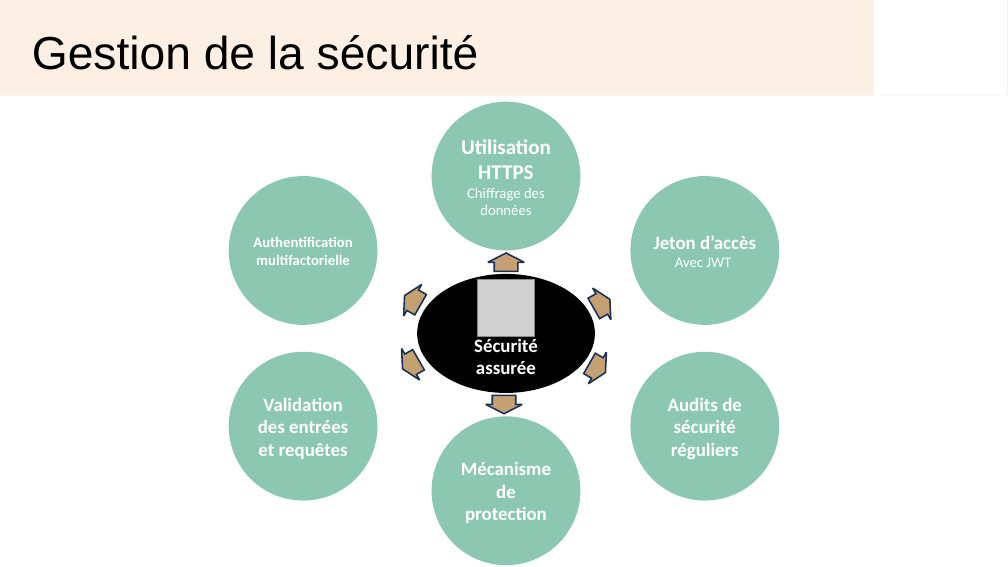
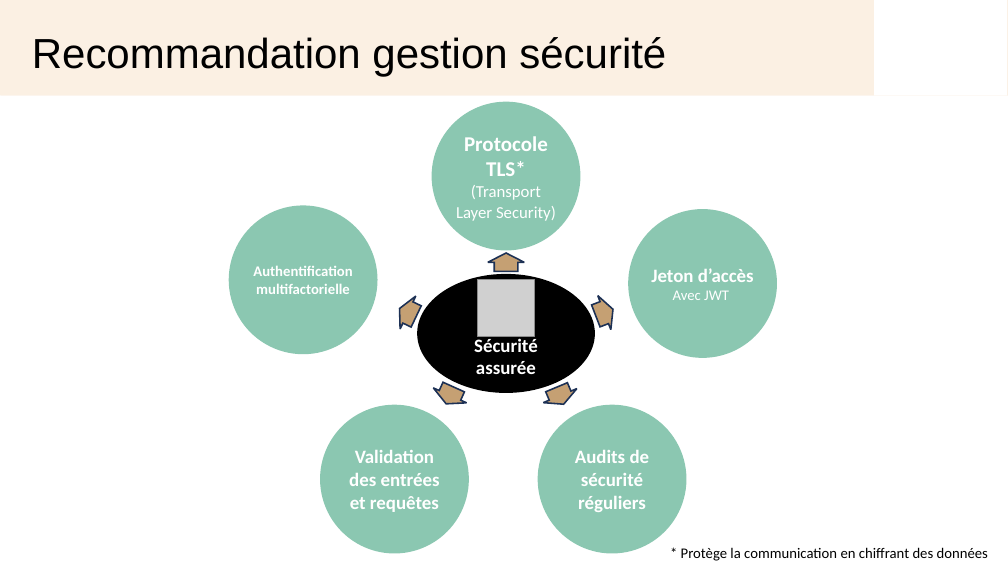
Before and after one commit to MaelleN95/Menu-Maker, a slide deck: slide 8 of PPT_solution-technique.pptx (slide 7 before the commit). Drawn at 1008x567 pixels with LibreOffice and Linux fonts; fonts in the diff are those of the drawing; grey boxes stand for pictures; background and template pictures are left out. Boxes give left, top, right and bottom in pixels: in the first picture for what was removed or moved away, otherwise in the second. Text is boxed around its words. In the diff, an @@ line names an element or a change of style, - is before the commit and + after.

```diff
--- a/PPT_solution-technique.pptx
+++ b/PPT_solution-technique.pptx
@@ title at bbox=[32, 37, 666, 76]: text changed; size 44 to 40 pt @@
-Gestion de la sécurité
+Recommandation gestion sécurité
@@ text in ellipse at bbox=[456, 136, 556, 221]: text changed; size 14 to 16 pt @@
-Utilisation HTTPS
-Chiffrage des données
+Protocole TLS*
+(Transport Layer Security)
@@ ellipse "Authentification multifactorielle": place and size @@
-ellipse "Authentification multifactorielle" at bbox=[229, 176, 378, 325]
+ellipse "Authentification multifactorielle" at bbox=[229, 206, 378, 355]
@@ ellipse "Jeton d’accès": place and size @@
-ellipse "Jeton d’accès" at bbox=[631, 176, 780, 325]
+ellipse "Jeton d’accès" at bbox=[628, 209, 777, 358]
@@ up arrow at bbox=[392, 292, 424, 333]: rotation 299 to 295 degrees @@
@@ up arrow at bbox=[589, 292, 619, 333]: rotation 60 to 68 degrees @@
@@ up arrow removed at bbox=[580, 348, 614, 389] @@
@@ up arrow at bbox=[430, 380, 470, 411]: rotation 60 to 24 degrees @@
@@ up arrow at bbox=[540, 380, 581, 411]: mirrored; rotation 0 to 337 degrees @@
@@ ellipse "Validation des entrées et requêtes": place and size @@
-ellipse "Validation des entrées et requêtes" at bbox=[229, 352, 378, 501]
+ellipse "Validation des entrées et requêtes" at bbox=[320, 405, 469, 554]
@@ ellipse removed at bbox=[432, 417, 581, 566] @@
-Mécanisme de protection
@@ ellipse "Audits de sécurité réguliers": place and size @@
-ellipse "Audits de sécurité réguliers" at bbox=[631, 352, 780, 501]
+ellipse "Audits de sécurité réguliers" at bbox=[538, 405, 687, 554]
@@ text added at bbox=[681, 547, 988, 561], 14 pt, text #000000 @@
+* Protège la communication en chiffrant des données
```
Also in this commit, not shown: 4 other slides changed, 2 slides added, 1 slide removed, 2 other files.
